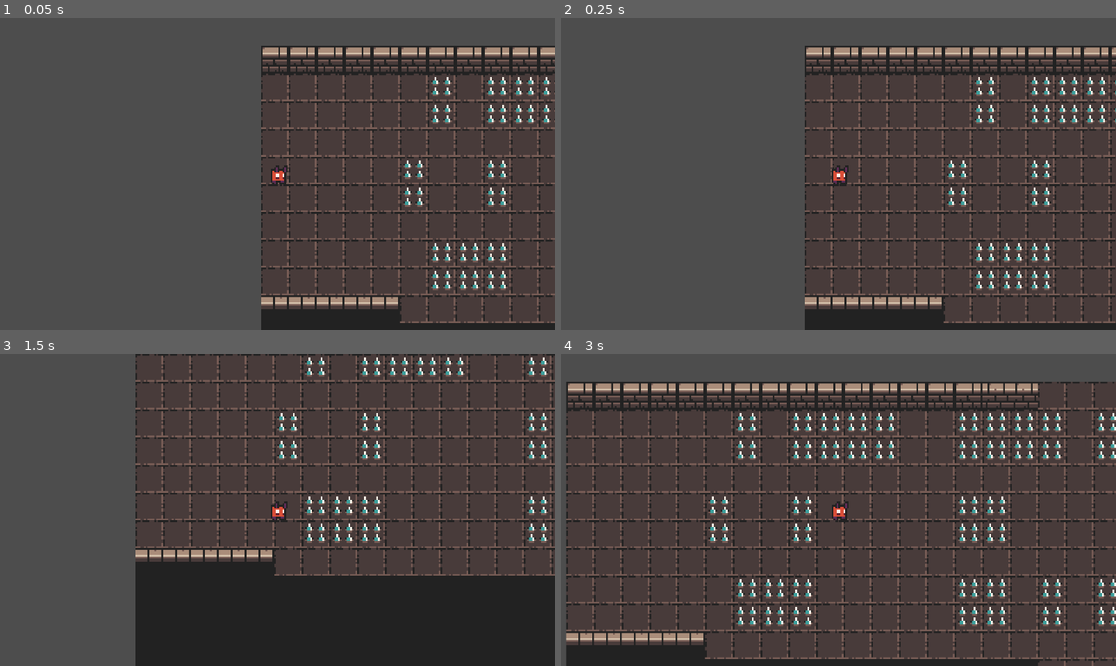
Above: before the commit, frames 1-4 (two rows, left to right).
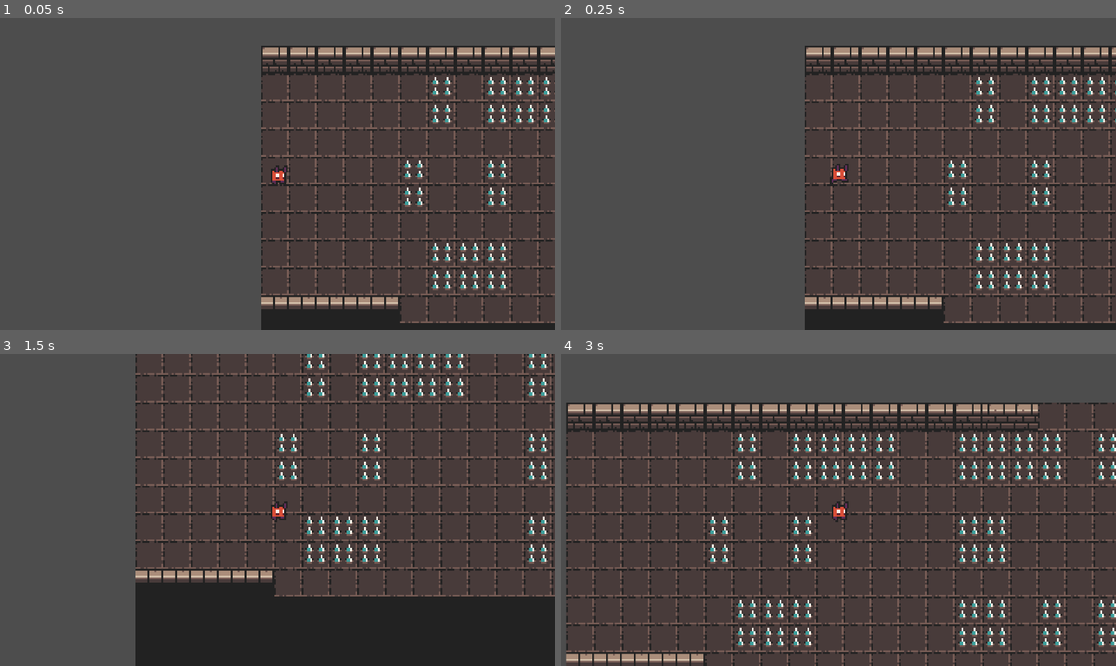
Above: after the commit, the same moments.

Repository: fericfl/escape-the-hell
Game: Godot game, scene res://Scenes/infinite_run.tscn
The game is run twice, just before and just after one commit, with the same random seed, the same clock (stepped at 60 frames per second) and the same inputs. This scene is started directly instead of the project's main scene.
Inputs (mouse positions are in pixels of both pictures, inside the frame that each line leads up to):
- Up to frame 1 (0.05 s): no input
- Up to frame 2 (0.25 s): no input
- Up to frame 3 (1.5 s): move the mouse to (399, 494) at 0.52 s; hold D (move_right) 0.53-1.28 s; click (399, 494) at 0.6 s; move the mouse to (166, 525) at 1.27 s; hold S (change_lane_down) from 1.28 s (still down); tap Space (slide) at 1.35 s
- Up to frame 4 (3 s): move the mouse to (894, 441) at 2.02 s; release S (change_lane_down) at 2.03 s; hold D (move_right) 2.03-2.78 s; click (894, 441) at 2.1 s; move the mouse to (810, 572) at 2.77 s; hold W (change_lane_up) from 2.78 s (still down); tap Space (slide) at 2.85 s

Frame 1 is identical in both runs. In frame 2, 0.1% of the frame differs, in the area x 48-52%, y 46-54%; in frame 3, 19%; in frame 4, 34%, in the area x 0-100%, y 8-100%.

Commit message:
Added jump logic for the scroller

Diff:
--- a/Scenes/infinite_run.tscn
+++ b/Scenes/infinite_run.tscn
@@ -1,10 +1,9 @@
-[gd_scene load_steps=9 format=4 uid="uid://cn5vtchjcnkkt"]
+[gd_scene load_steps=8 format=4 uid="uid://cn5vtchjcnkkt"]
 
 [ext_resource type="Texture2D" uid="uid://ckafe35ri32ny" path="res://Assets/Sprites/TileMaps/atlas_floor-16x16.png" id="1_q1u03"]
 [ext_resource type="Texture2D" uid="uid://dejbjos7ghuol" path="res://Assets/Sprites/TileMaps/atlas_walls_low-16x16.png" id="2_2yuk5"]
 [ext_resource type="PackedScene" uid="uid://67oa117ffhad" path="res://Scenes/player_scroller.tscn" id="2_q1u03"]
 [ext_resource type="PackedScene" uid="uid://sh4hnbdaxm0j" path="res://Scenes/game_manager.tscn" id="4_ioilu"]
-[ext_resource type="Script" uid="uid://drtg028t6nsj4" path="res://Scripts/player_scroller.gd" id="4_uxagy"]
 
 [sub_resource type="TileSetAtlasSource" id="TileSetAtlasSource_2yuk5"]
 texture = ExtResource("1_q1u03")
@@ -119,7 +118,6 @@
 
 [node name="PlayerScroller" parent="." instance=ExtResource("2_q1u03")]
 position = Vector2(10, 93)
-script = ExtResource("4_uxagy")
 SPEED = 50
 
 [node name="GameManager" parent="." node_paths=PackedStringArray("tilemap", "player") instance=ExtResource("4_ioilu")]
--- a/Scenes/player_scroller.tscn
+++ b/Scenes/player_scroller.tscn
@@ -1,6 +1,7 @@
-[gd_scene load_steps=6 format=3 uid="uid://67oa117ffhad"]
+[gd_scene load_steps=7 format=3 uid="uid://67oa117ffhad"]
 
 [ext_resource type="Texture2D" uid="uid://c2wh24s4bk6px" path="res://Assets/Sprites/Characters/Player/Version1/imp_run_anim_f0-sheet.png" id="1_6mbfx"]
+[ext_resource type="Script" uid="uid://drtg028t6nsj4" path="res://Scripts/player_scroller.gd" id="1_l1yfg"]
 
 [sub_resource type="RectangleShape2D" id="RectangleShape2D_l1yfg"]
 size = Vector2(9, 8)
@@ -42,7 +43,9 @@
 &"run": SubResource("Animation_6mbfx")
 }
 
-[node name="PlayerScroller" type="CharacterBody2D"]
+[node name="PlayerScroller" type="CharacterBody2D" node_paths=PackedStringArray("animation_player")]
+script = ExtResource("1_l1yfg")
+animation_player = NodePath("AnimationPlayer")
 
 [node name="Sprite2D" type="Sprite2D" parent="."]
 texture_filter = 1
--- a/Scripts/player_scroller.gd
+++ b/Scripts/player_scroller.gd
@@ -1,9 +1,16 @@
 extends CharacterBody2D
 
 @export var SPEED = 200
+@export var JUMP_HEIGHT = 12
+@export var JUMP_DURATION = 0.5
+@export var animation_player: AnimationPlayer
+
 const LANE_HEIGHT = 32
 const LANES = [46, 92, 140]
 var current_lane = 1
+var is_jumping = false
+var jump_timer = 0.0
+var original_y = 0.0
 
 func _ready():
 	position.y = LANES[current_lane]
@@ -11,6 +18,16 @@
 func _physics_process(_delta: float) -> void:
 	velocity.x = SPEED
 	velocity.y = 0
+
+	if is_jumping:
+		animation_player.stop()
+		jump_timer -= _delta
+		if jump_timer > 0:
+			global_position.y = original_y - JUMP_HEIGHT
+		else:
+			is_jumping = false
+			update_lane_position()
+	animation_player.play("run")
 	move_and_slide()
 
 func _unhandled_input(event: InputEvent) -> void:
@@ -22,6 +39,13 @@
 		if current_lane < LANES.size() - 1:
 			current_lane += 1
 			update_lane_position()
+	elif event.is_action_pressed("jump"):
+		start_jump()
+
+func start_jump():
+	is_jumping = true
+	jump_timer = JUMP_DURATION
+	original_y = global_position.y
 
 func update_lane_position():
 	global_position.y = LANES[current_lane]
--- a/project.godot
+++ b/project.godot
@@ -68,6 +68,11 @@
 "events": [Object(InputEventKey,"resource_local_to_scene":false,"resource_name":"","device":-1,"window_id":0,"alt_press …(192 unchanged characters)…
 ]
 }
+jump={
+"deadzone": 0.2,
+"events": [Object(InputEventKey,"resource_local_to_scene":false,"resource_name":"","device":-1,"window_id":0,"alt_pressed":false,"shift_pressed":false,"ctrl_pressed":false,"meta_pressed":false,"pressed":false,"keycode":0,"physical_keycode":32,"key_label":0,"unicode":32,"location":0,"echo":false,"script":null)
+]
+}
 
 [rendering]
 
